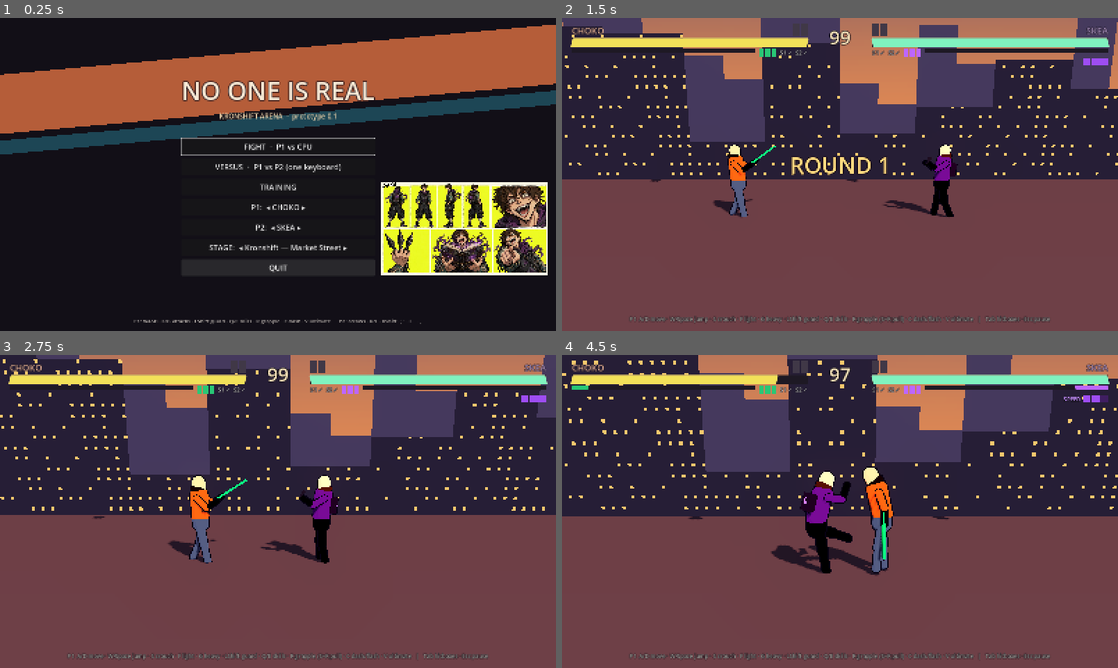
Above: before the commit, frames 1-4 (two rows, left to right).
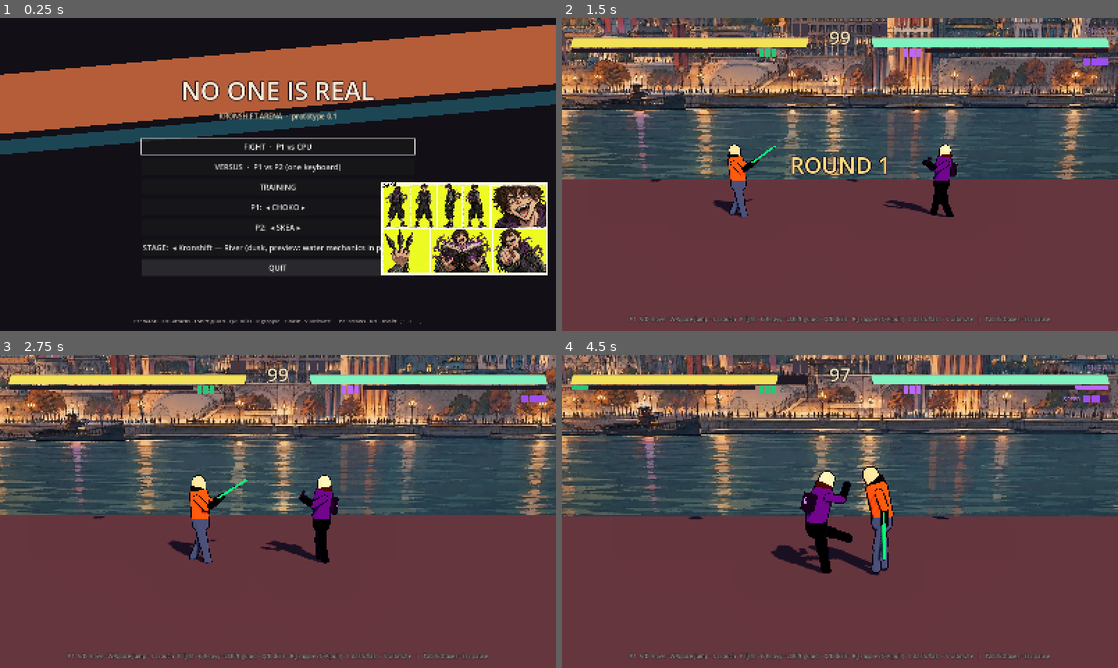
Above: after the commit, the same moments.

Repository: santos-va/nooneisreal
Game: Godot game, scene res://scenes/main/Main.tscn
Two runs of this game, one before a commit and one after it. Both use one fixed random seed, a clock stepped at 60 frames per second and the inputs below.
Inputs (mouse positions are in pixels of both pictures, inside the frame that each line leads up to):
- Up to frame 1 (0.25 s): no input
- Up to frame 2 (1.5 s): click "FIGHT · P1 vs CPU" at 0.5 s; move the mouse to (962, 158) at 1.27 s; hold Right (ui_right) from 1.28 s (still down); tap F (p1_light) at 1.35 s; click (962, 158) at 1.42 s
- Up to frame 3 (2.75 s): move the mouse to (166, 527) at 2.02 s; release Right (ui_right) at 2.03 s; hold Left (ui_left) from 2.03 s (still down); tap K (p2_light) at 2.1 s
- Up to frame 4 (4.5 s): move the mouse to (895, 442) at 2.77 s; release Left (ui_left) at 2.78 s; hold Right (ui_right) 2.78-4.28 s; tap F (p1_light) at 2.85, 4.35 s; move the mouse to (812, 574) at 3.52 s; tap K (p2_light) at 3.6 s; click (812, 574) at 3.67 s; move the mouse to (1006, 558) at 4.27 s; hold Left (ui_left) from 4.28 s (still down)

The runs differ from the first frame. In frame 1, 2.4% of the frame differs, in the area x 25-75%, y 20-83%; in frame 2, 42%, in the area x 0-100%, y 0-52%; in frame 3, 42%; in frame 4, 41%.

Commit message:
River background in game; plan updated with Santos's answers and two new stages
- Add Santos's river background (bg_kronshift_river.jpg) as the default
  "river" stage; registered in the asset registry. Smoke test pinned to
  back_alley; make check green (20/20).
- Plan/manifest/prompts: both fighters water_balance 0.85, credit ceiling
  600 for phases 2-3, new bazaar and fountain-square stages (night neon
  KRONSHIFT tower partly hidden by clouds; the one neon exception in the
  style guide), backdrop framing task for the river stage.

Co-Authored-By: Claude Opus 5.5 <noreply@anthropic.com>
Claude-Session: https://claude.ai/code/session_01K3oUySS6dHd3EuNpPovre7

Diff:
--- a/game/scripts/core/GameState.gd
+++ b/game/scripts/core/GameState.gd
@@ -12,6 +12,7 @@
 ## Stage registry. Textures are optional: when the file is missing (assets not fetched yet),
 ## the arena falls back to a procedural Kronshift gradient backdrop. See docs/Art/Backgrounds.md.
 const STAGES := [
+	{"id": "river", "name": "Kronshift — River (dusk, preview: water mechanics in phase 1)", "texture": "res://assets/backgrounds/bg_kronshift_river.jpg", "sun": Color(1.0, 0.72, 0.5), "ambient": Color(0.32, 0.3, 0.4), "sky_top": Color(0.3, 0.3, 0.42), "sky_bottom": Color(0.9, 0.55, 0.35)},
 	{"id": "market_street", "name": "Kronshift — Market Street", "texture": "res://assets/backgrounds/bg_kronshift_market_street.webp", "sun": Color(1.0, 0.78, 0.55), "ambient": Color(0.38, 0.34, 0.42), "sky_top": Color(0.16, 0.22, 0.32), "sky_bottom": Color(0.78, 0.42, 0.26)},
 	{"id": "back_alley", "name": "Kronshift — Back Alley (night)", "texture": "res://assets/backgrounds/bg_kronshift_back_alley.webp", "sun": Color(0.55, 0.72, 0.95), "ambient": Color(0.12, 0.17, 0.26), "sky_top": Color(0.04, 0.06, 0.12), "sky_bottom": Color(0.12, 0.3, 0.36)},
 	{"id": "main_street", "name": "Kronshift — Main Street (dusk)", "texture": "res://assets/backgrounds/bg_kronshift_main_street.webp", "sun": Color(1.0, 0.7, 0.45), "ambient": Color(0.3, 0.27, 0.36), "sky_top": Color(0.2, 0.2, 0.34), "sky_bottom": Color(0.9, 0.5, 0.3)},
--- a/game/scripts/core/SmokeTest.gd
+++ b/game/scripts/core/SmokeTest.gd
@@ -28,7 +28,7 @@
 	GameState.training_mode = false
 	GameState.p1_character = "choko"
 	GameState.p2_character = "skea"
-	GameState.stage_index = 1
+	GameState.stage_index = 2   # back_alley (river is index 0)
 	get_tree().change_scene_to_file.call_deferred("res://scenes/arena/Arena.tscn")
 
 
Binary file added: game/assets/backgrounds/bg_kronshift_river.jpg
Not shown, added: game/assets/backgrounds/bg_kronshift_river.jpg.import
Not shown, changed: docs/Art/Asset-Manifest.md
Not shown, changed: docs/Art/Backgrounds.md
Not shown, changed: docs/Art/Prompts/Prompt-Library.md
Not shown, changed: docs/Art/Style-Guide.md
Not shown, changed: docs/Art/Textures-Registry.md
Not shown, changed: docs/Meetings/2026-10-02-Art-Direction-and-Pipeline.md
Not shown, changed: docs/Plans/2026-10-03-Production-Plan.md
Not shown, changed: docs/World/Kronshift.md
Not shown, changed: docs/World/Stage-River.md
Not shown, added: docs/assets/screenshots/2026-10-03-river-stage-preview.png
(and 1 more such lines)
